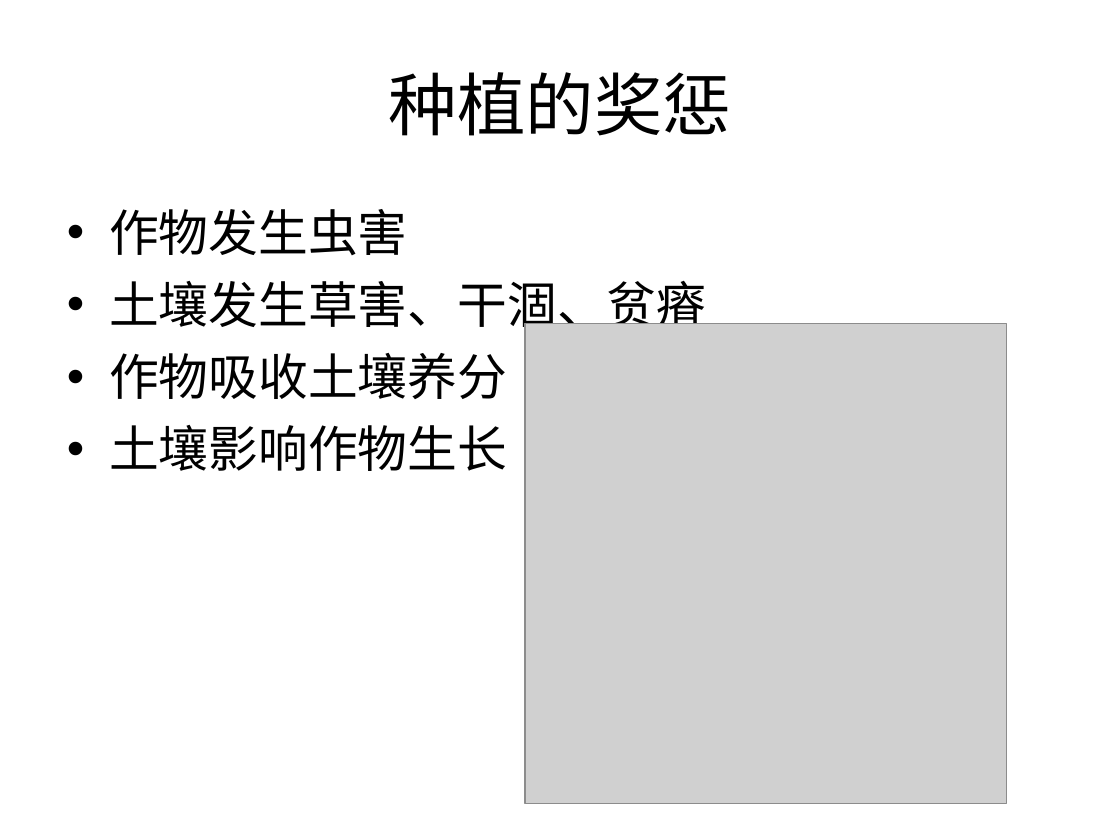
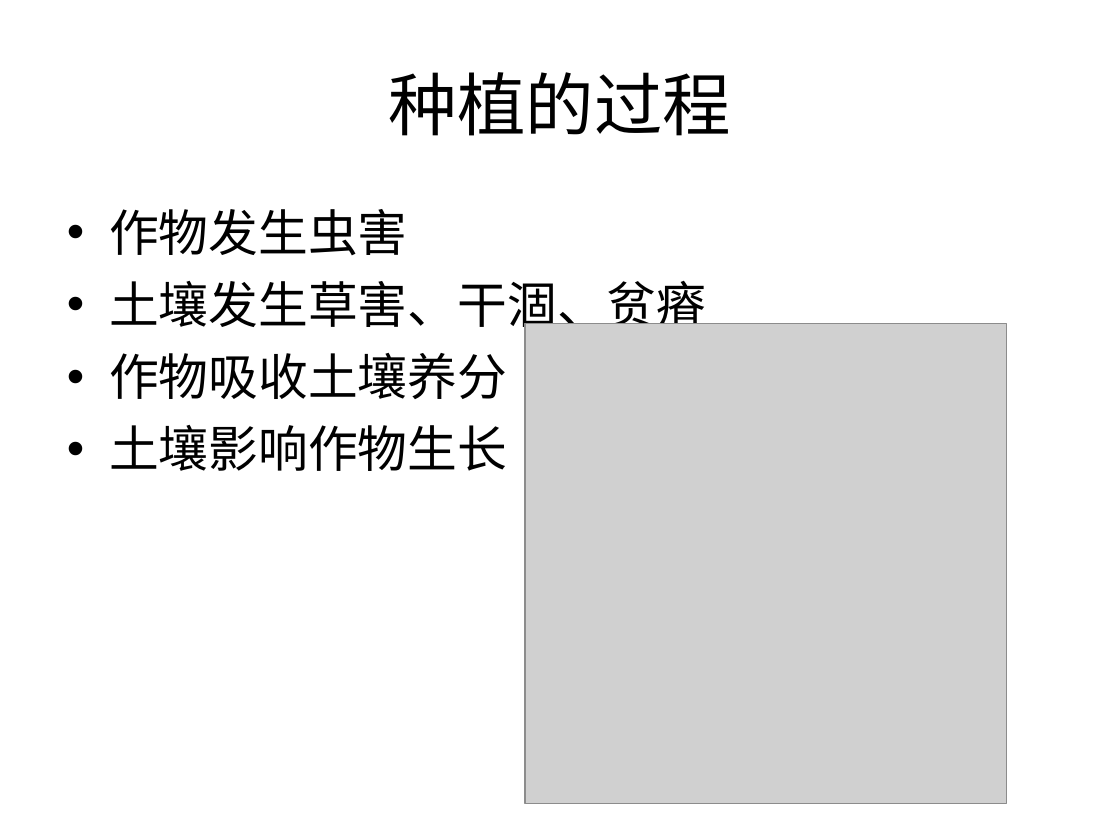
Before and after one commit to sativa/graduate2011, a slide deck: slide 7 of 策划/策划.ppt. Drawn at 1120x840 pixels with LibreOffice and Linux fonts; fonts in the diff are those of the drawing; grey boxes stand for pictures. Boxes give left, top, right and bottom in pixels: in the first picture for what was removed or moved away, otherwise in the second. Text is boxed around its words. In the diff, an @@ line names an element or a change of style, - is before the commit and + after.

```diff
--- a/策划/策划.ppt
+++ b/策划/策划.ppt
@@ title at <box>389,72,731,136</box>: text changed @@
-种植的奖惩
+种植的过程
```
Also in this commit, not shown: 1 other slide changed, 3 slides added, 3 other files.
